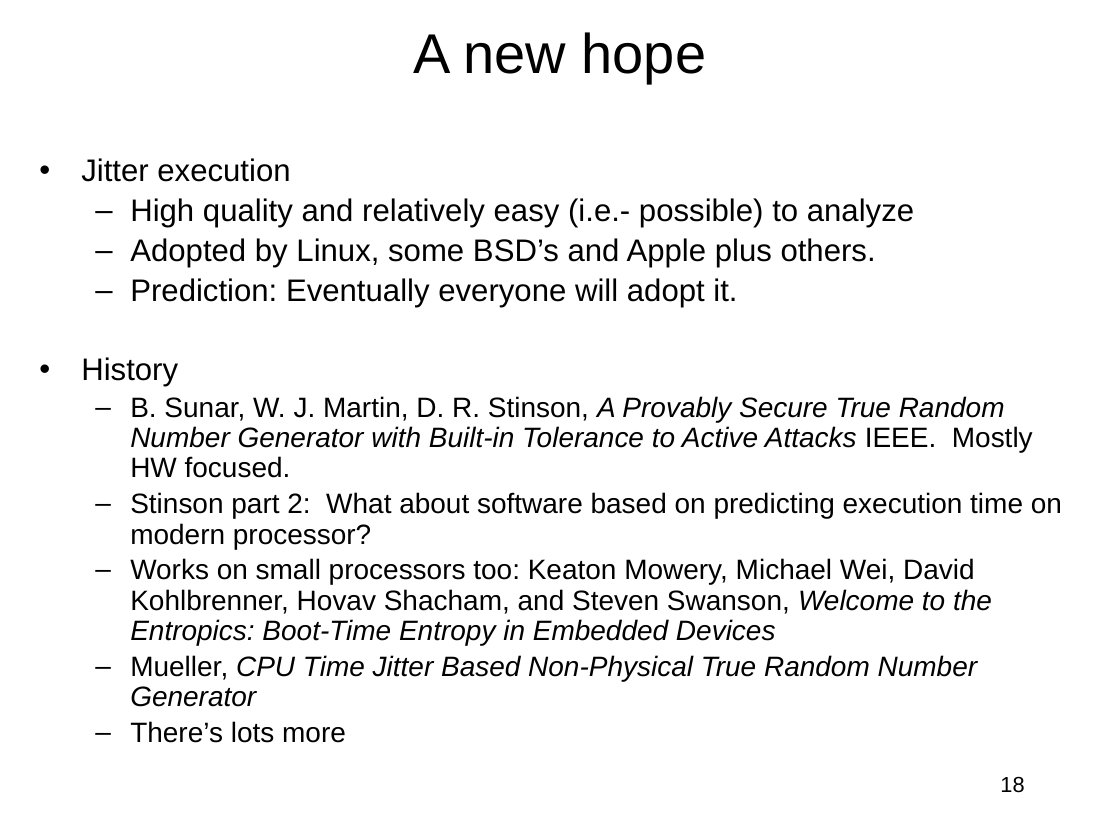
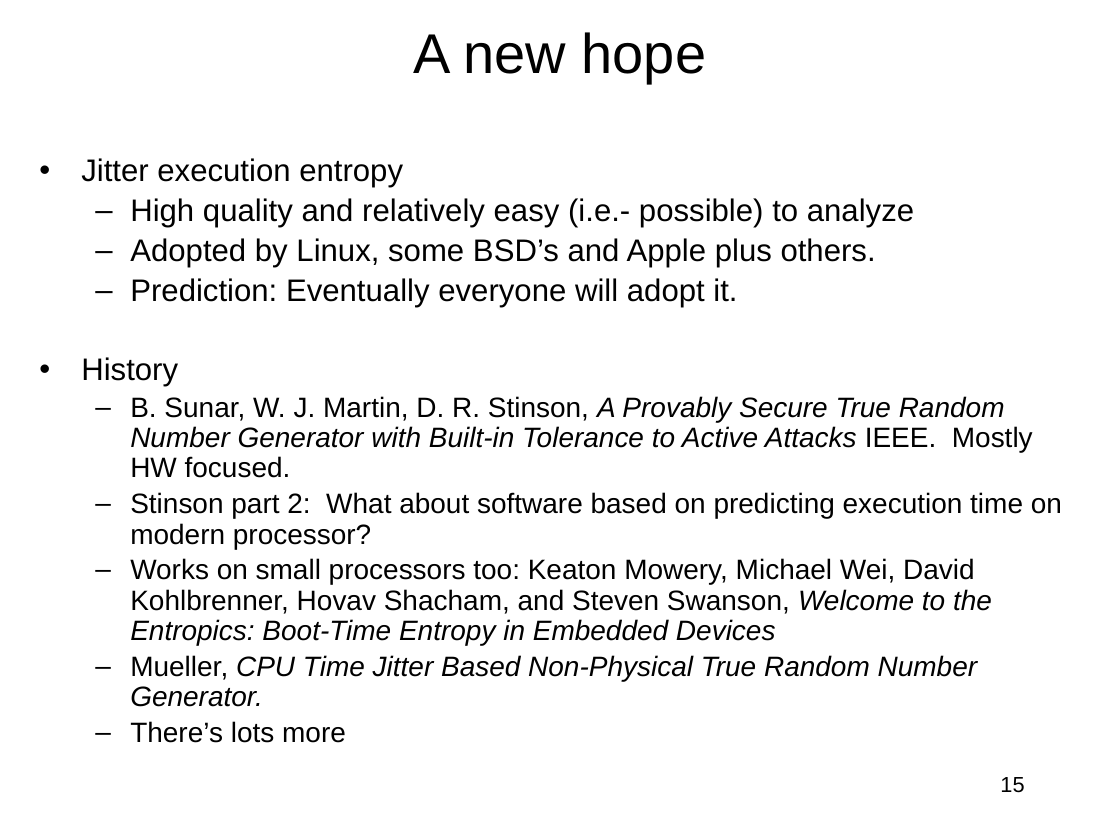
Before and after one commit to jlmucb/class_notes, a slide deck: slide 15 of BerkeleyClass/CS290Spring2013/Lectures/entropy_talk.pptx (slide 18 before the commit). Drawn at 1120x840 pixels with LibreOffice and Linux fonts; fonts in the diff are those of the drawing. Boxes give left, top, right and bottom in pixels: in the first picture for what was removed or moved away, otherwise in the second. Text is boxed around its words. In the diff, an @@ line names an element or a change of style, - is before the commit and + after.

```diff
--- a/BerkeleyClass/CS290Spring2013/Lectures/entropy_talk.pptx
+++ b/BerkeleyClass/CS290Spring2013/Lectures/entropy_talk.pptx
@@ text at [81,158,403,188]: text changed @@
-• Jitter execution
+• Jitter execution entropy
@@ text at [130,655,978,707]: text changed @@
-  – Mueller, CPU Time Jitter Based Non-Physical True Random Number Generator
+  – Mueller, CPU Time Jitter Based Non-Physical True Random Number Generator.
@@ page number at [1000,777,1024,793]: text changed @@
-18
+15
```
Also in this commit, not shown: 22 other slides changed, 2 slides added, 3 slides removed.
